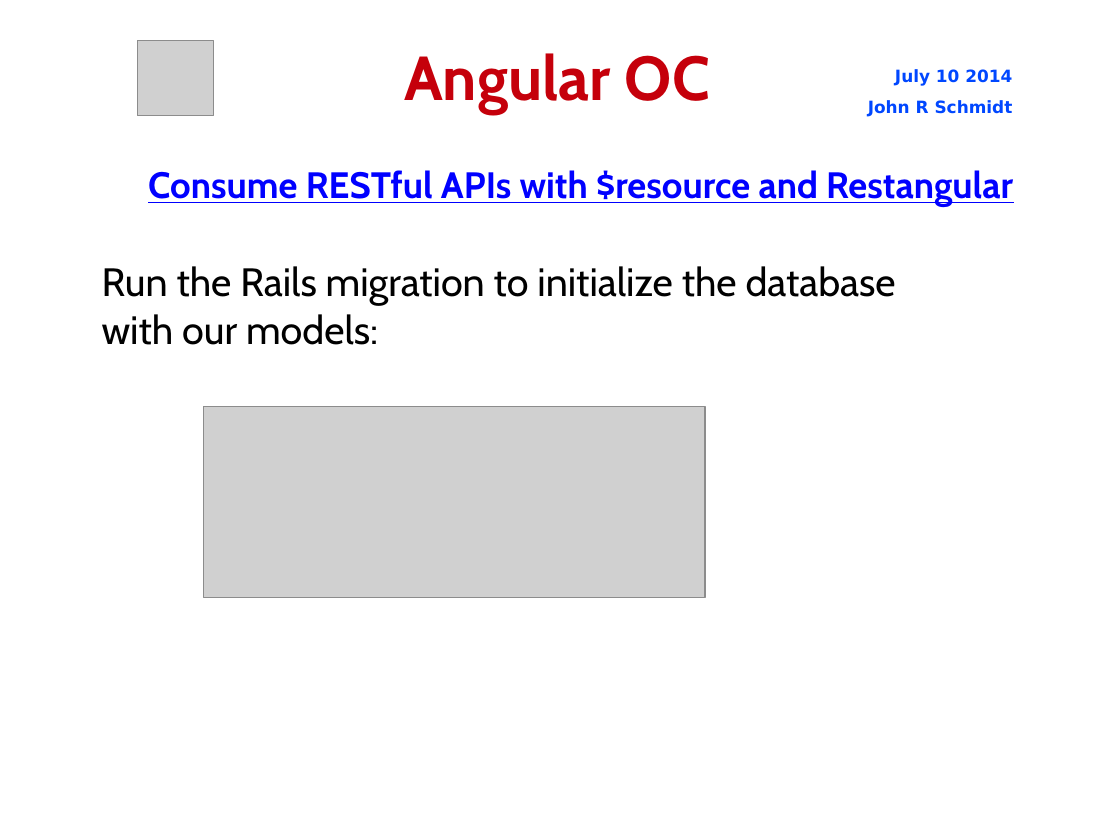
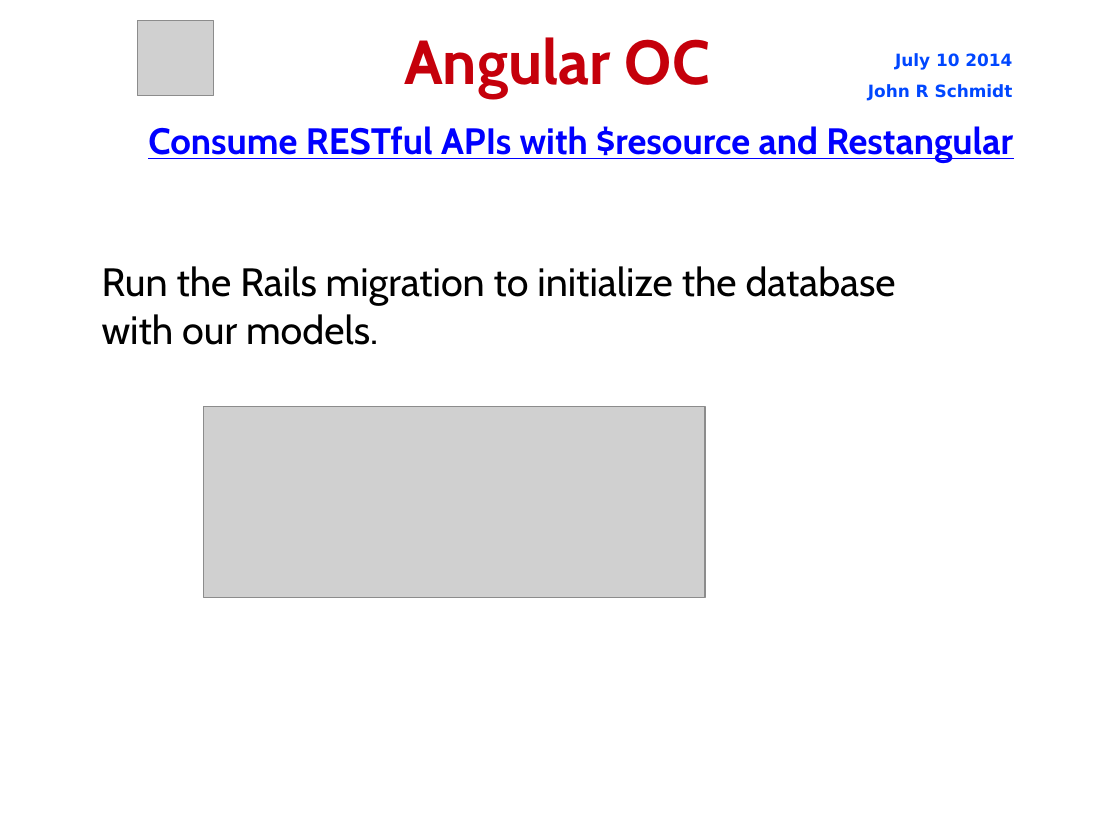
Before and after one commit to jrschmidt/fifa-angular-rest-demo, a slide deck: slide 12 of fifa.odp. Drawn at 1120x840 pixels with LibreOffice and Linux fonts; fonts in the diff are those of the drawing; grey boxes stand for pictures; background and template pictures are left out. Boxes give left, top, right and bottom in pixels: in the first picture for what was removed or moved away, otherwise in the second. Text is boxed around its words. In the diff, an @@ line names an element or a change of style, - is before the commit and + after.

Commit message:
create a 'rails_home' controller and view to be the Rails homepage

```diff
--- a/fifa.odp
+++ b/fifa.odp
@@ picture moved from (x1=137, y1=41, x2=213, y2=116) to (x1=137, y1=20, x2=213, y2=96) @@
@@ title "Angular OC" moved from (x1=404, y1=53, x2=710, y2=113) to (x1=404, y1=37, x2=710, y2=97) @@
@@ text "July 10 2014" moved from (x1=868, y1=69, x2=1013, y2=117) to (x1=868, y1=53, x2=1013, y2=101) @@
@@ text "Consume RESTful APIs with $resource ..." moved from (x1=148, y1=170, x2=1013, y2=207) to (x1=148, y1=126, x2=1013, y2=163) @@
@@ subtitle at (x1=102, y1=266, x2=896, y2=345): text changed @@
-Run the Rails migration to initialize the database with our models:
+Run the Rails migration to initialize the database with our models.
```
Also in this commit, not shown: 16 other slides changed, 3 slides added, 12 other files.
